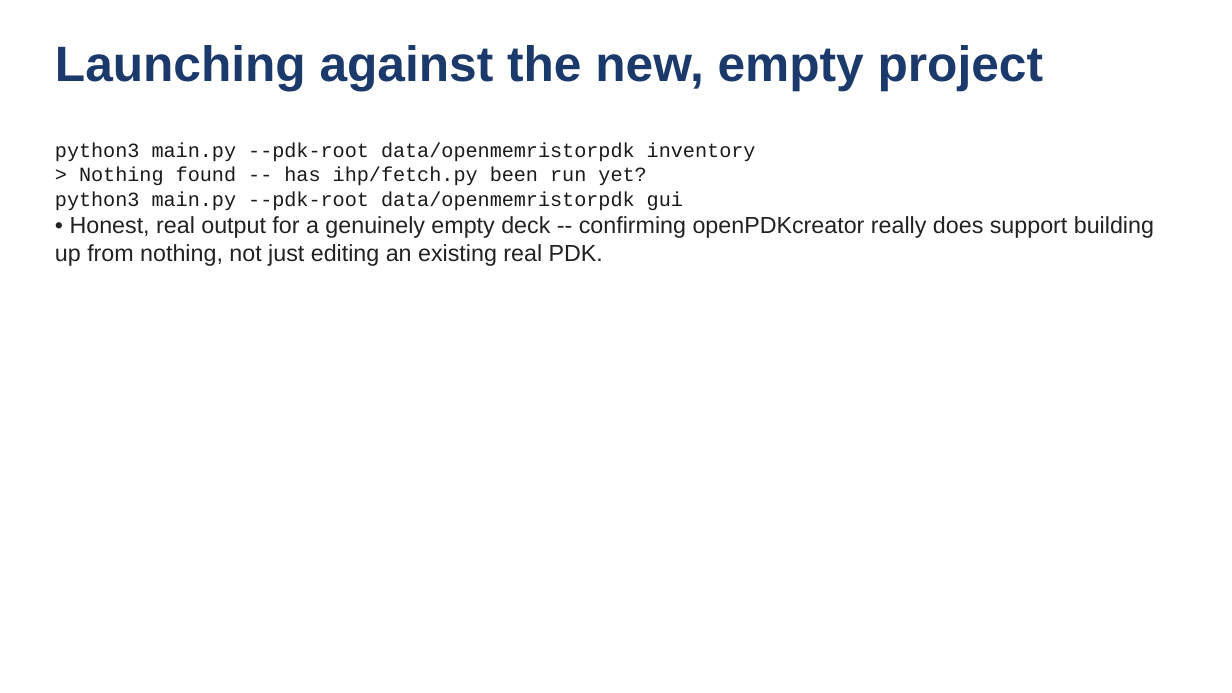
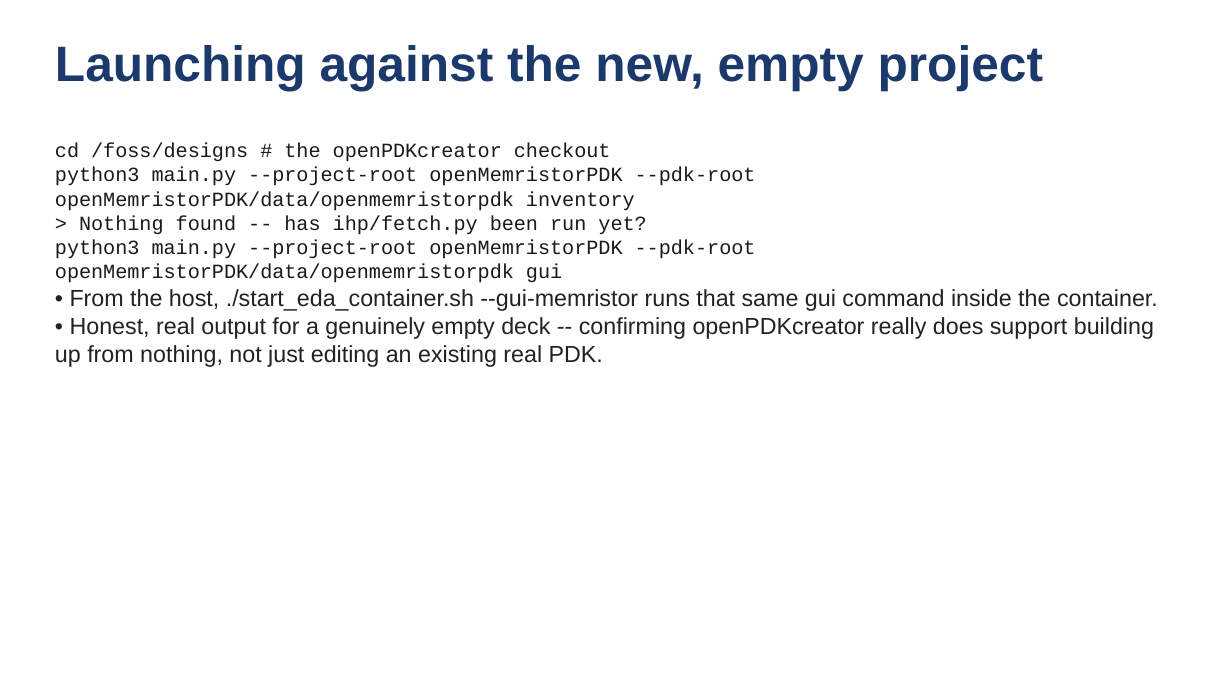
Before and after one commit to rpicos-uib/openMemristorPDK, a slide deck: slide 4 of docs/presentation/walkthrough.odp. Drawn at 1232x693 pixels with LibreOffice and Linux fonts; fonts in the diff are those of the drawing. Boxes give left, top, right and bottom in pixels: in the first picture for what was removed or moved away, otherwise in the second. Text is boxed around its words. In the diff, an @@ line names an element or a change of style, - is before the commit and + after.

```diff
--- a/docs/presentation/walkthrough.odp
+++ b/docs/presentation/walkthrough.odp
@@ text at (55,143,756,211): text changed @@
-python3 main.py --pdk-root data/openmemristorpdk inventory
+cd /foss/designs # the openPDKcreator checkout
+python3 main.py --project-root openMemristorPDK --pdk-root openMemristorPDK/data/openmemristorpdk inventory
@@ text at (55,240,1158,311): text changed @@
-python3 main.py --pdk-root data/openmemristorpdk gui
+python3 main.py --project-root openMemristorPDK --pdk-root openMemristorPDK/data/openmemristorpdk gui
+• From the host, ./start_eda_container.sh --gui-memristor runs that same gui command inside the container.
```
Also in this commit, not shown: 2 other slides changed, 3 other files.
